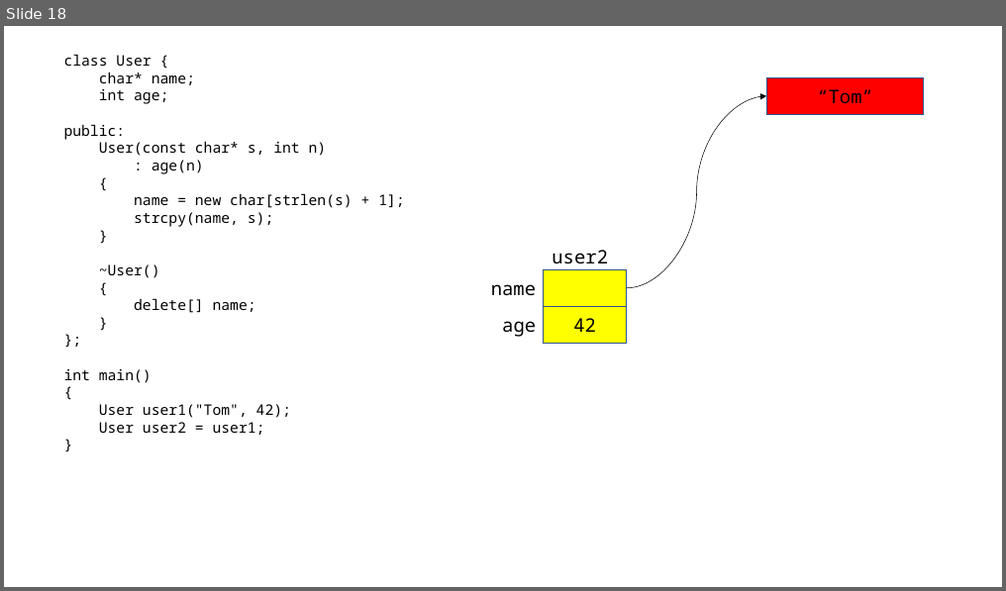
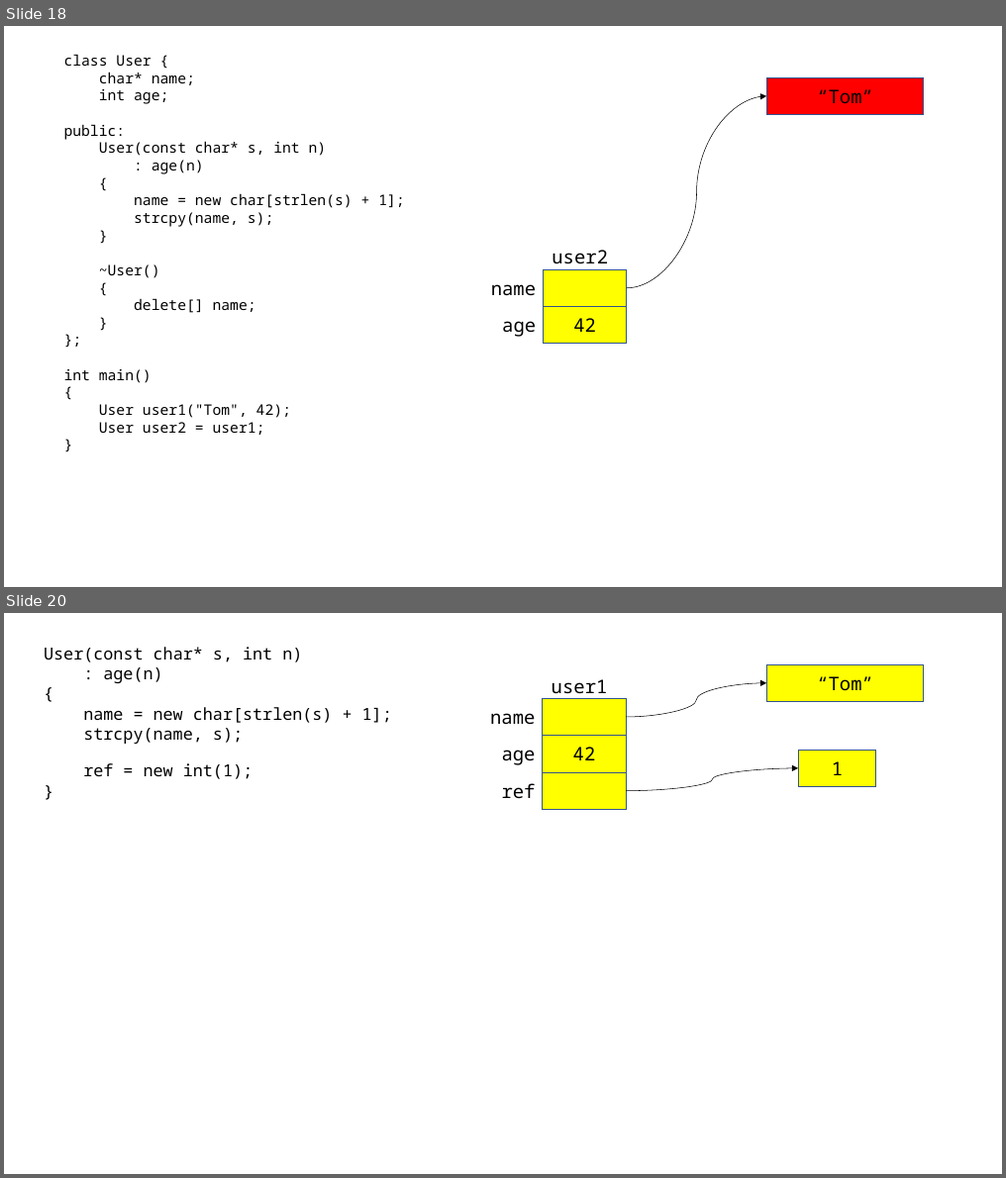
Before and after one commit to Mike7Chu/hyundai_230303, a slide deck: 230303.pptx. Shown one above the other, each under a label of ours: slide 18 before the commit, slides 18 and 20 after it; the slides between them are not shown. The pictures are 1006x591 and 1006x1178 pixels, drawn with LibreOffice and Linux fonts; fonts in the diff are those of the drawing. Boxes give left, top, right and bottom in pixels: in the first picture for what was removed or moved away, otherwise in the second. Text is boxed around its words. In the diff, an @@ line names an element or a change of style, - is before the commit and + after.

```diff
--- a/230303.pptx
+++ b/230303.pptx
@@ slide 20 added at [4, 613, 1002, 1174], background #FFFFFF @@
@@ text added at [44, 647, 392, 779], 16 pt, text #000000 @@
+User(const char* s, int n)
+: age(n)
+{
+name = new char[strlen(s) + 1];
+strcpy(name, s);
+ref = new int(1);
+}
@@ rectangle added at [767, 664, 924, 701], fill #FFFF00, outline #325491 1 pt, 18 pt, text #000000 @@
+“Tom”
@@ rectangle added at [543, 698, 626, 735], fill #FFFF00, outline #325491 1 pt @@
@@ text added at [551, 679, 608, 699], 18 pt, text #000000 @@
+user1
@@ curved arrow added from (626, 717) to (767, 683), #000000 0.5 pt @@
@@ text added at [490, 713, 535, 725], 18 pt, text #000000 @@
+name
@@ text added at [502, 750, 536, 765], 18 pt, text #000000 @@
+age
@@ rectangle added at [543, 736, 626, 772], fill #FFFF00, outline #325491 1 pt, 18 pt, text #000000 @@
+42
@@ rectangle added at [798, 750, 876, 786], fill #FFFF00, outline #325491 1 pt, 18 pt, text #000000 @@
+1
@@ text added at [502, 783, 536, 798], 18 pt, text #000000 @@
+ref
@@ rectangle added at [543, 772, 626, 809], fill #FFFF00, outline #325491 1 pt @@
@@ curved arrow added from (626, 791) to (798, 768), #000000 0.5 pt @@
```
Also in this commit, not shown: 6 other slides added, 2 other files.
